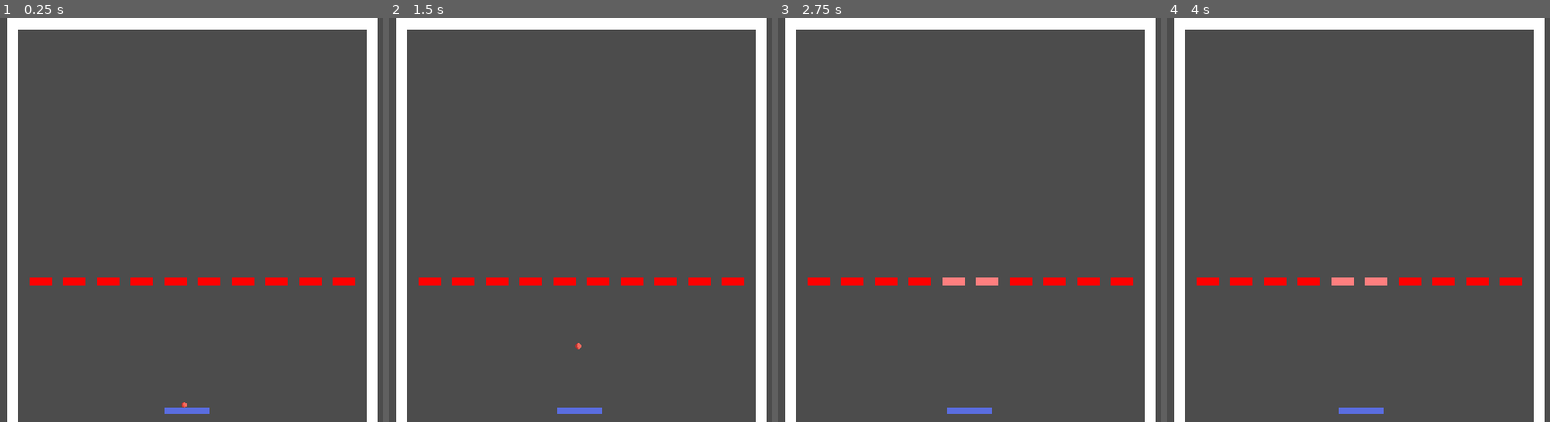
Above: before the commit, frames 1-4 (left to right).
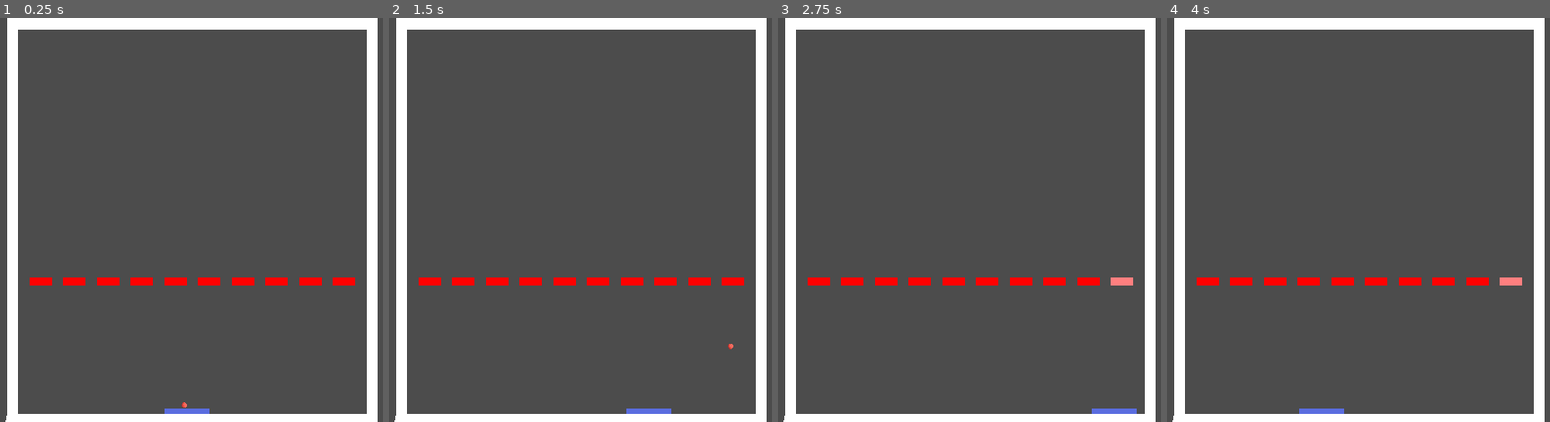
Above: after the commit, the same moments.

Repository: baracil/godot_arkano
Game: Godot game, scene res://src/Game.tscn
Two runs of this game, one before a commit and one after it. Both use one fixed random seed, a clock stepped at 60 frames per second and the inputs below.
Inputs:
- Up to frame 1 (0.25 s): no input
- Up to frame 2 (1.5 s): tap Enter at 0.5 s; hold Right (ui_right) 0.53-1.28 s; tap Space at 1.25 s; hold Left (ui_left) from 1.28 s (still down)
- Up to frame 3 (2.75 s): tap Enter at 2 s; release Left (ui_left) at 2.03 s; hold Right (ui_right) from 2.03 s (still down)
- Up to frame 4 (4 s): tap Space at 2.75 s; tap Enter at 3.5 s; release Right (ui_right) at 3.53 s; hold Left (ui_left) from 3.53 s (still down)

The runs differ from the first frame. In frame 1, 1.9% of the frame differs, in the area x 1-96%, y 95-100%; in frame 2, 2.2%; in frame 3, 2.5%, in the area x 1-96%, y 64-100%; in frame 4, 2.5%.
Error before the commit: Invalid get index 'signal_ball__lost' (on base: 'Node (Global.gd)'). (res://src/Ball.gd:64)

Commit message:
Use DeathLine to detect ball lost

Diff:
--- a/src/Ball.gd
+++ b/src/Ball.gd
@@ -57,8 +57,3 @@
 
 	if not glu_to_palette:
 		set_direction(Physics.update_direction_on_collision(direction,collision_info))
-
-
-
-func _on_VisibilityNotifier2D_screen_exited():
-	emit_signal(Global.signal_ball__lost, get_instance_id())
--- a/src/Ball.tscn
+++ b/src/Ball.tscn
@@ -17,7 +17,3 @@
 [node name="CollisionShape2D" type="CollisionShape2D" parent="."]
 visible = false
 shape = SubResource( 1 )
-
-[node name="VisibilityNotifier2D" type="VisibilityNotifier2D" parent="."]
-
-[connection signal="screen_exited" from="VisibilityNotifier2D" to="." method="_on_VisibilityNotifier2D_screen_exited"]
--- a/src/Game.gd
+++ b/src/Game.gd
@@ -37,7 +37,8 @@
 		balls_offsets[ball.get_instance_id()] = ball.position.x - palette.position.x
 
 
-func _on_ball_lost(ball_id):
+func _on_ball_lost(body:Node):
+	var ball_id = body.get_instance_id()
 	var ball = balls.get(ball_id)
 	if ball == null:
 		return
@@ -51,6 +52,8 @@
 # Called when the node enters the scene tree for the first time.
 func _ready():
 	_reset_ball()
+	$Playground/DeathLine.connect("body_entered",self,"_on_ball_lost")
+
 	Levels._set_level_area($LevelArea)
 	Levels.connect("level_done",self,"_on_level_done")
 	Levels.load_level(1)
--- a/src/Game.tscn
+++ b/src/Game.tscn
@@ -9,7 +9,7 @@
 script = ExtResource( 4 )
 
 [node name="Palette" parent="." instance=ExtResource( 2 )]
-position = Vector2( 512, 560 )
+position = Vector2( 511.156, 560.3 )
 _sticky = false
 
 [node name="Playground" parent="." instance=ExtResource( 1 )]
--- a/src/Palette.gd
+++ b/src/Palette.gd
@@ -1,7 +1,7 @@
 extends KinematicBody2D
 
 
-export var speed := 10;
+export var speed := 600;
 export var dead_zone := 0.125;
 export var angle_factor = 1 setget set_angle_factor
 
@@ -55,9 +55,6 @@
 	center_palette_horizontally()
 
 
-
-
-
 # Called every frame. 'delta' is the elapsed time since the previous frame.
 func _physics_process(delta):
 	process_input(delta)
--- a/src/Playground.tscn
+++ b/src/Playground.tscn
@@ -1,11 +1,17 @@
-[gd_scene load_steps=2 format=2]
+[gd_scene load_steps=3 format=2]
 
-[ext_resource path="res://src/DeathLine.tscn" type="PackedScene" id=1]
+[ext_resource path="res://src/PaletteSupport.tscn" type="PackedScene" id=1]
+
+[sub_resource type="RectangleShape2D" id=1]
+extents = Vector2( 264, 10 )
 
 [node name="Playground" type="StaticBody2D"]
 
 [node name="Walls" type="Polygon2D" parent="."]
 polygon = PoolVector2Array( 0, 0, 528, 0, 528, 576, 512, 576, 512, 16, 16, 16, 16, 576, 0, 576 )
+__meta__ = {
+"_edit_lock_": true
+}
 
 [node name="CollisionPolygon2D" type="CollisionPolygon2D" parent="."]
 polygon = PoolVector2Array( 0, 0, 528, 0, 528, 576, 512, 576, 512, 16, 16, 16, 16, 576, 0, 576 )
@@ -13,5 +19,18 @@
 "_edit_lock_": true
 }
 
-[node name="DeathLine" parent="." instance=ExtResource( 1 )]
-position = Vector2( 255.156, 574.307 )
+[node name="DeathLine" type="Area2D" parent="."]
+position = Vector2( 264, 574.307 )
+
+[node name="Polygon2D" type="Polygon2D" parent="DeathLine"]
+polygon = PoolVector2Array( -264, -10.307, 264, -10.307, 264, 13.693, -268, 9.69299 )
+
+[node name="CollisionShape2D" type="CollisionShape2D" parent="DeathLine"]
+shape = SubResource( 1 )
+__meta__ = {
+"_edit_lock_": true
+}
+
+[node name="PaletteSupport" parent="." instance=ExtResource( 1 )]
+visible = false
+position = Vector2( 264, 574.307 )
Renamed: src/DeathLine.tscn -> src/PaletteSupport.tscn
